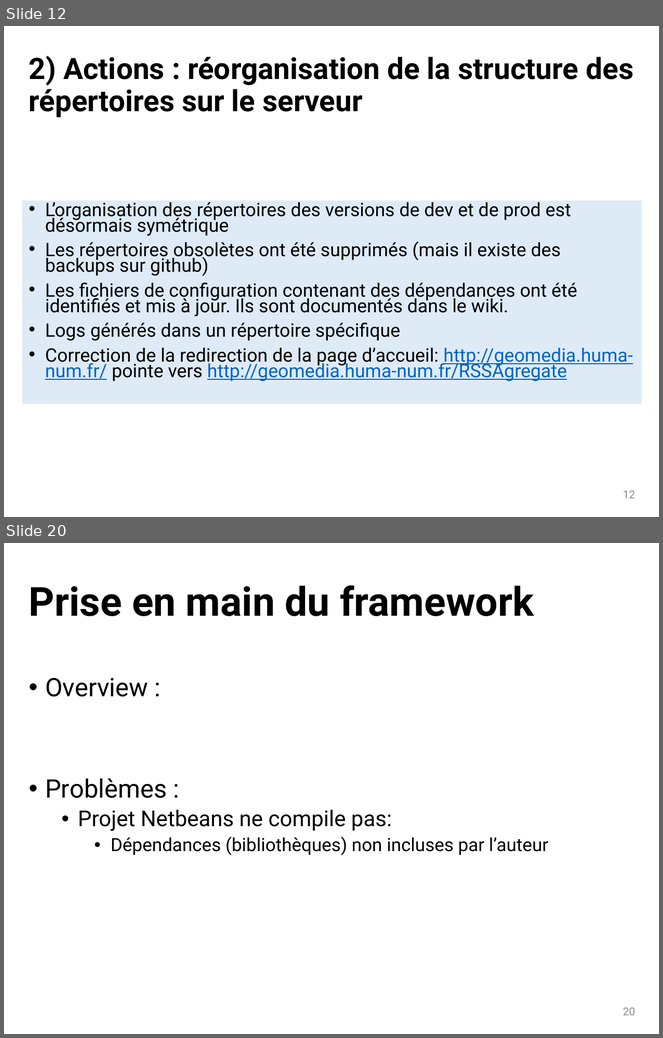
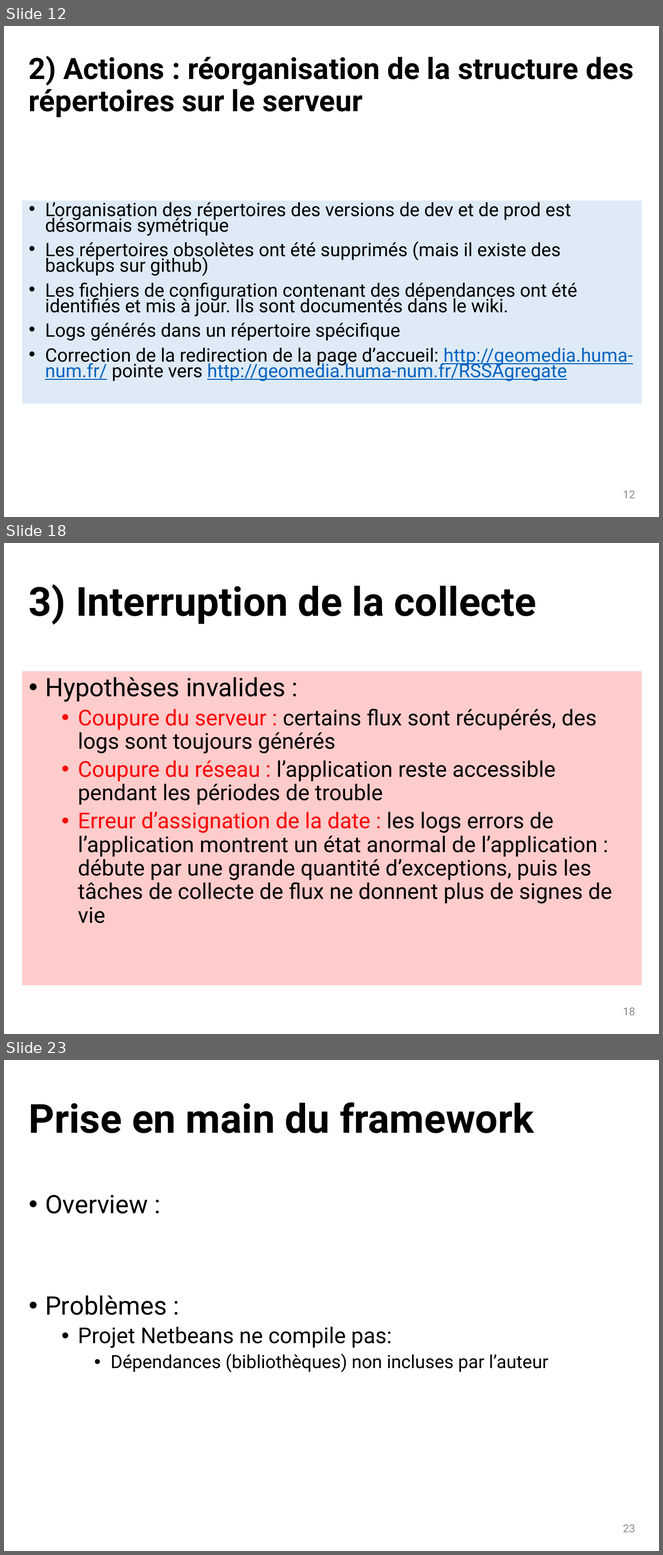
Before and after one commit to dosi-slides/2015_10_geomedia, a slide deck: slides.pptx. Shown one above the other, each under a label of ours: slides 12 and 20 before the commit, slides 12, 18 and 23 after it; the slides between them are not shown. The pictures are 663x1038 and 663x1555 pixels, drawn with LibreOffice and Linux fonts; fonts in the diff are those of the drawing. Boxes give left, top, right and bottom in pixels: in the first picture for what was removed or moved away, otherwise in the second. Text is boxed around its words. In the diff, an @@ line names an element or a change of style, - is before the commit and + after.

```diff
--- a/slides.pptx
+++ b/slides.pptx
@@ slide 18 added at [4, 543, 659, 1034], background #FFFFFF @@
@@ title added at [29, 584, 537, 625], 44 pt, text #000000, bold @@
+3) Interruption de la collecte
@@ text added at [22, 671, 642, 986], fill #FFCCCC, 24 pt, text #000000 @@
+• Hypothèses invalides :
+  • Coupure du serveur : certains flux sont récupérés, des logs sont toujours générés
+  • Coupure du réseau : l’application reste accessible pendant les périodes de trouble
+  • Erreur d’assignation de la date : les logs errors de l’application montrent un état anormal de l’application : débute par une grande quantité d’exceptions, puis les tâches de collecte de flux ne donnent plus de signes de vie
@@ page number added at [623, 1008, 636, 1016], 12 pt, text #8C8C8C @@
+18
@@ what was slide 20 is now slide 23 @@
@@ page number at [623, 1525, 636, 1533]: text changed @@
-20
+23
```
Also in this commit, not shown: 4 slides changed, 5 other slides added, 3 slides removed.
